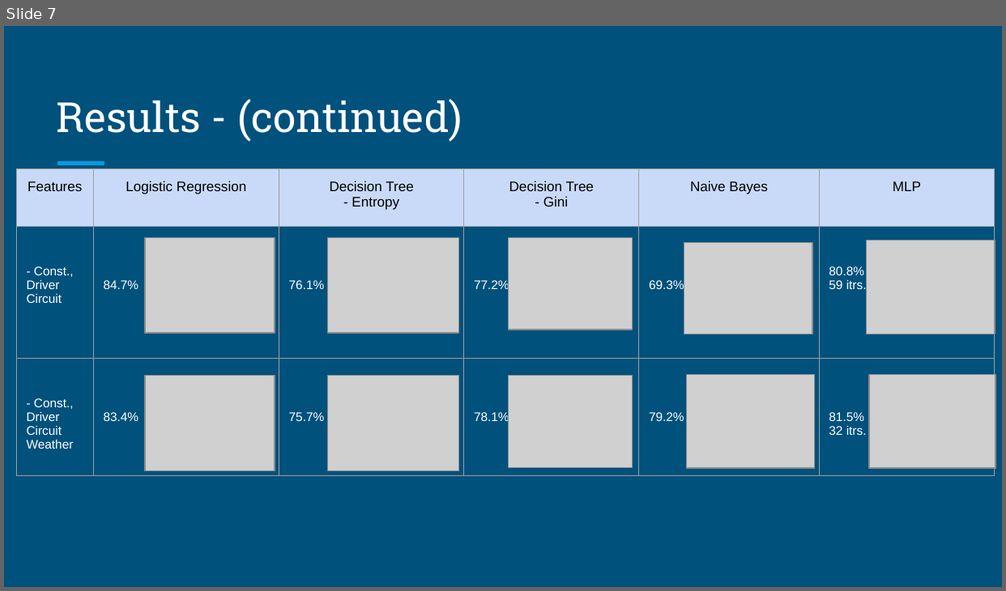
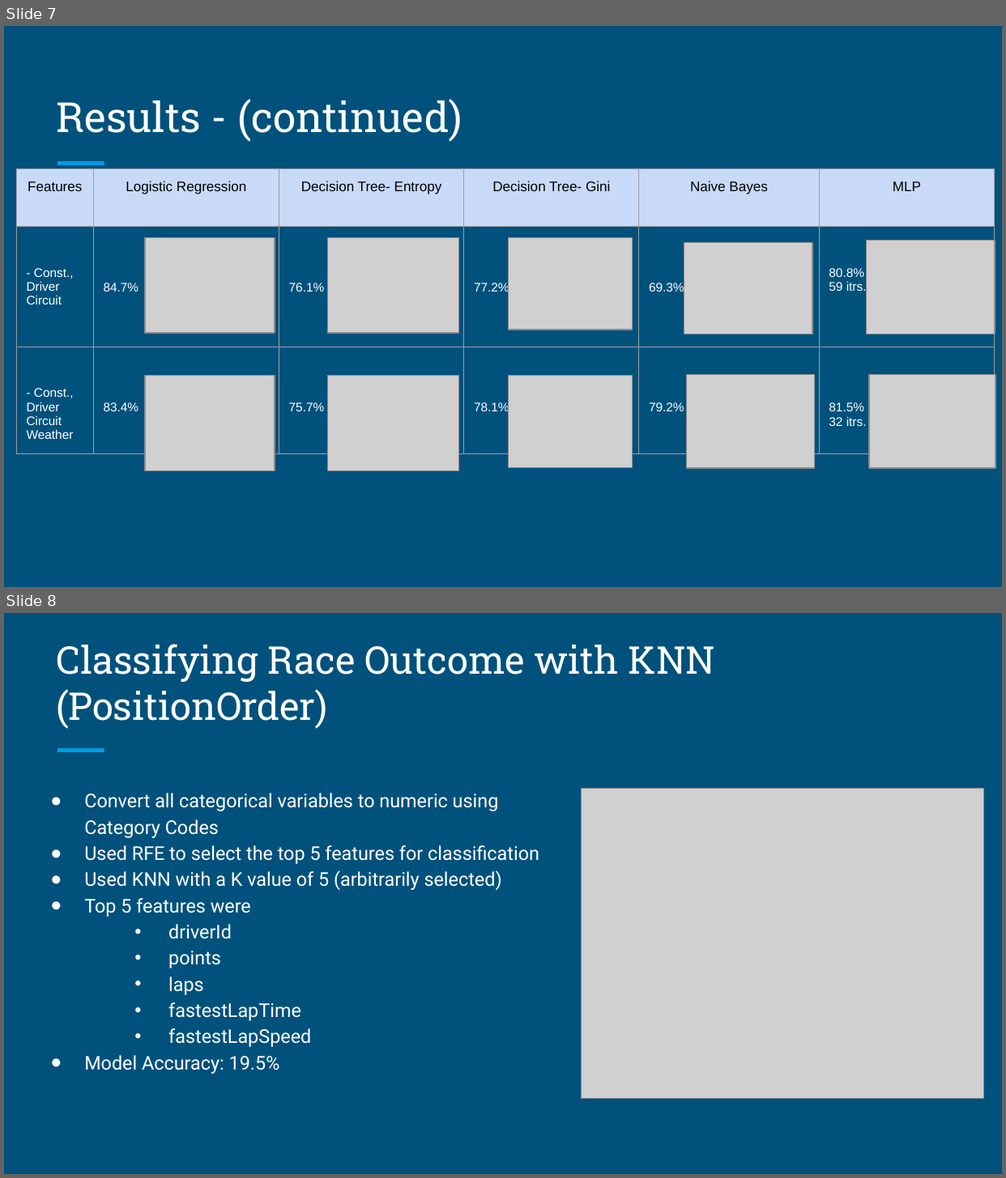
Before and after one commit to dvermagithub/GottaGoFast, a slide deck: Logistic Regression and MLP/Logistic Regression and Other Classifiers ML on F1 Data Set (1).pptx. Shown one above the other, each under a label of ours: slide 7 before the commit, slides 7 and 8 after it. The pictures are 1006x591 and 1006x1178 pixels, drawn with LibreOffice and Linux fonts; fonts in the diff are those of the drawing; grey boxes stand for pictures. Boxes give left, top, right and bottom in pixels: in the first picture for what was removed or moved away, otherwise in the second. Text is boxed around its words. In the diff, an @@ line names an element or a change of style, - is before the commit and + after.

Commit message:
KNN Modeling
Updated KNN Script and added slides to presentation

```diff
--- a/Logistic Regression and MLP/Logistic Regression and Other Classifiers ML on F1 Data Set (1).pptx
+++ b/Logistic Regression and MLP/Logistic Regression and Other Classifiers ML on F1 Data Set (1).pptx
@@ slide 8 added at bbox=[4, 613, 1002, 1174], background #00517C; not listed: 1 template element that a slide beside it also shows @@
@@ title added at bbox=[57, 644, 716, 729], 27.6 pt, text #FFFFFF @@
+Classifying Race Outcome with KNN (PositionOrder)
@@ text added at bbox=[84, 793, 539, 1074], 13.7 pt, text #FFFFFF @@
+● Convert all categorical variables to numeric using Category Codes
+● Used RFE to select the top 5 features for classification
+● Used KNN with a K value of 5 (arbitrarily selected)
+● Top 5 features were
+  • driverId
+  • points
+  • laps
+  • fastestLapTime
+  • fastestLapSpeed
+● Model Accuracy: 19.5%
@@ picture added at bbox=[582, 789, 984, 1099] @@
@@ slide 7 changed as well @@
@@ table at bbox=[16, 169, 993, 442] @@
-row 1, column 3: Decision Tree - Entropy
+row 1, column 3: Decision Tree- Entropy
-row 1, column 4: Decision Tree - Gini
+row 1, column 4: Decision Tree- Gini
```
Also in this commit, not shown: 7 other slides changed, 1 other slide added, 1 other file.
